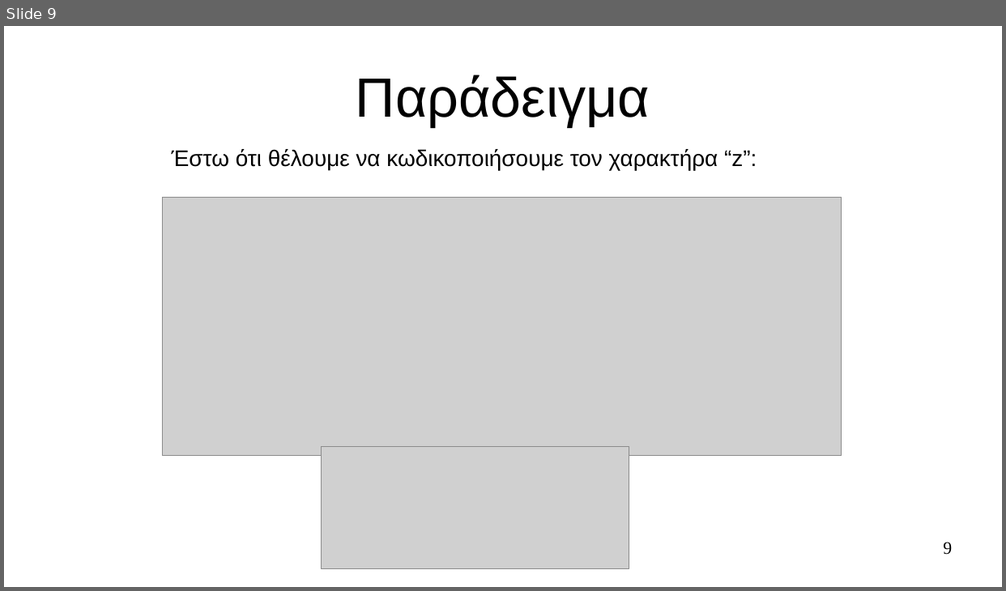
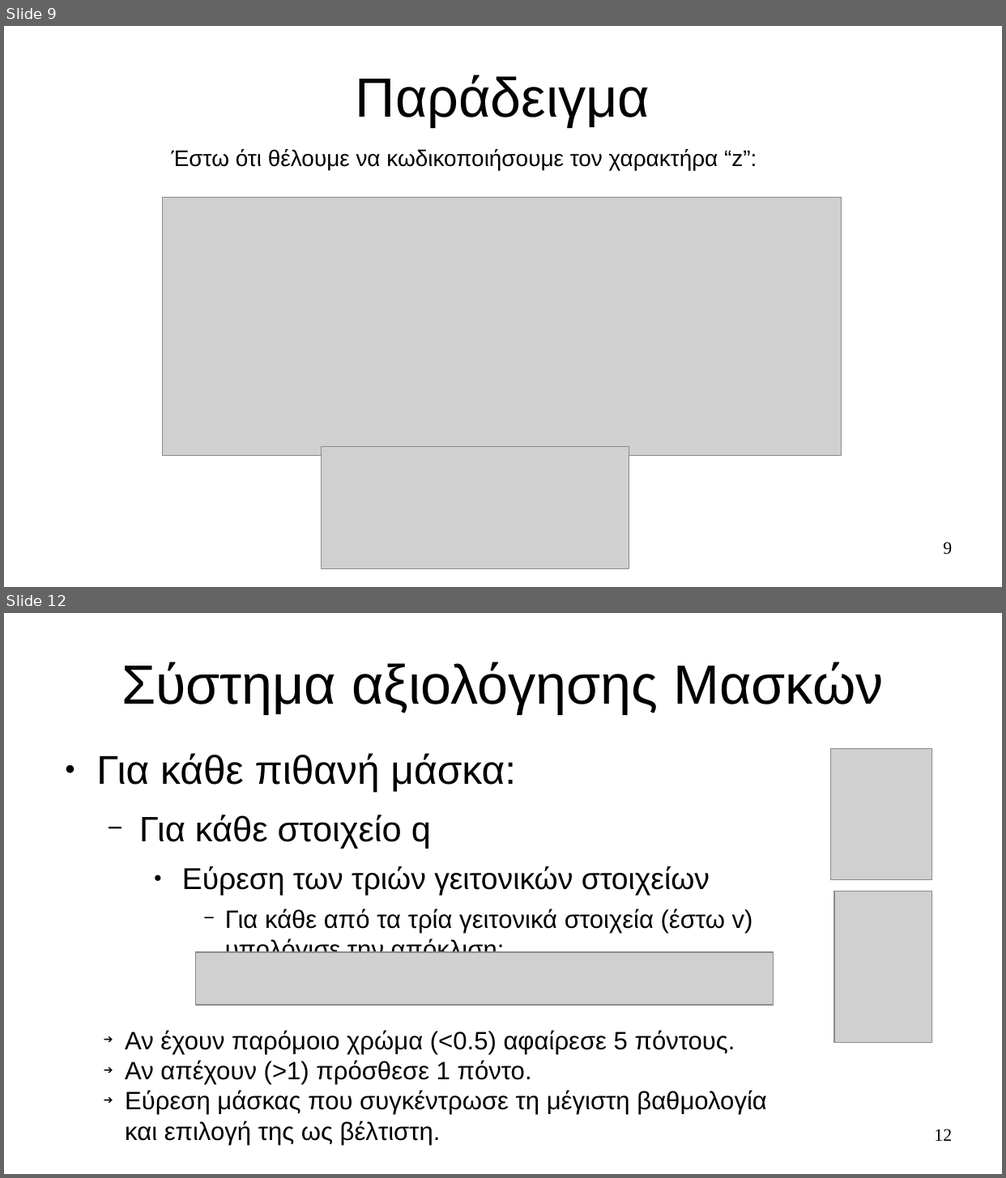
Before and after one commit to pevanget/Trigonix, a slide deck: Trigonix/Documentation/Παρουσίαση.odp. Shown one above the other, each under a label of ours: slide 9 before the commit, slides 9 and 12 after it; the slides between them are not shown. The pictures are 1006x591 and 1006x1178 pixels, drawn with LibreOffice and Linux fonts; fonts in the diff are those of the drawing; grey boxes stand for pictures. Boxes give left, top, right and bottom in pixels: in the first picture for what was removed or moved away, otherwise in the second. Text is boxed around its words. In the diff, an @@ line names an element or a change of style, - is before the commit and + after.

```diff
--- a/Trigonix/Documentation/Παρουσίαση.odp
+++ b/Trigonix/Documentation/Παρουσίαση.odp
@@ slide 12 added at (4,613,1002,1174), background #FFFFFF @@
@@ title added at (121,662,883,714), 44 pt, text #000000 @@
+Σύστημα αξιολόγησης Μασκών
@@ text added at (96,753,753,953), 20 pt, text #000000 @@
+● Για κάθε πιθανή μάσκα:
+  − Για κάθε στοιχείο q
+    ● Εύρεση των τριών γειτονικών στοιχείων
+      − Για κάθε από τα τρία γειτονικά στοιχεία (έστω v) υπολόγισε την απόκλιση:
@@ picture added at (831,749,932,880) @@
@@ picture added at (834,891,932,1043) @@
@@ picture added at (196,952,774,1005) @@
@@ text added at (125,1030,767,1145), 20 pt, text #000000 @@
+➔ Αν έχουν παρόμοιο χρώμα (<0.5) αφαίρεσε 5 πόντους.
+➔ Αν απέχουν (>1) πρόσθεσε 1 πόντο.
+➔ Εύρεση μάσκας που συγκέντρωσε τη μέγιστη βαθμολογία και επιλογή της ως βέλτιστη.
@@ page number added at (934,1129,952,1141), 14 pt, text #000000 @@
+12
```
Also in this commit, not shown: 1 slide changed, 5 other slides added, 1 slide removed, 4 other files.
